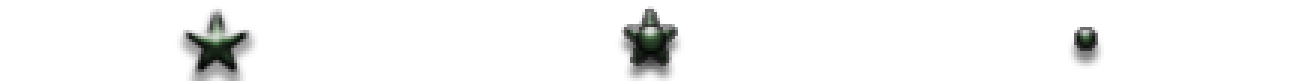
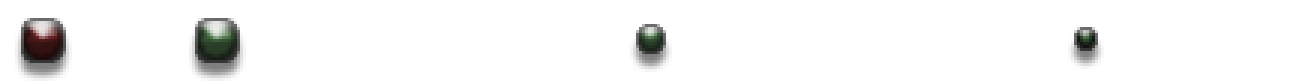
Two versions of the same layered image (1305 × 81). Layer-by-layer changes:
added layer "<20 copy 2" above "<20 copy" over left=24, top=21, right=63, bottom=60
added layer "<20 copy" above "<20" over left=198, top=21, right=237, bottom=60
removed layer "Layer 6" over left=624, top=9, right=675, bottom=63
hid "cap" over left=183, top=6, right=252, bottom=75
